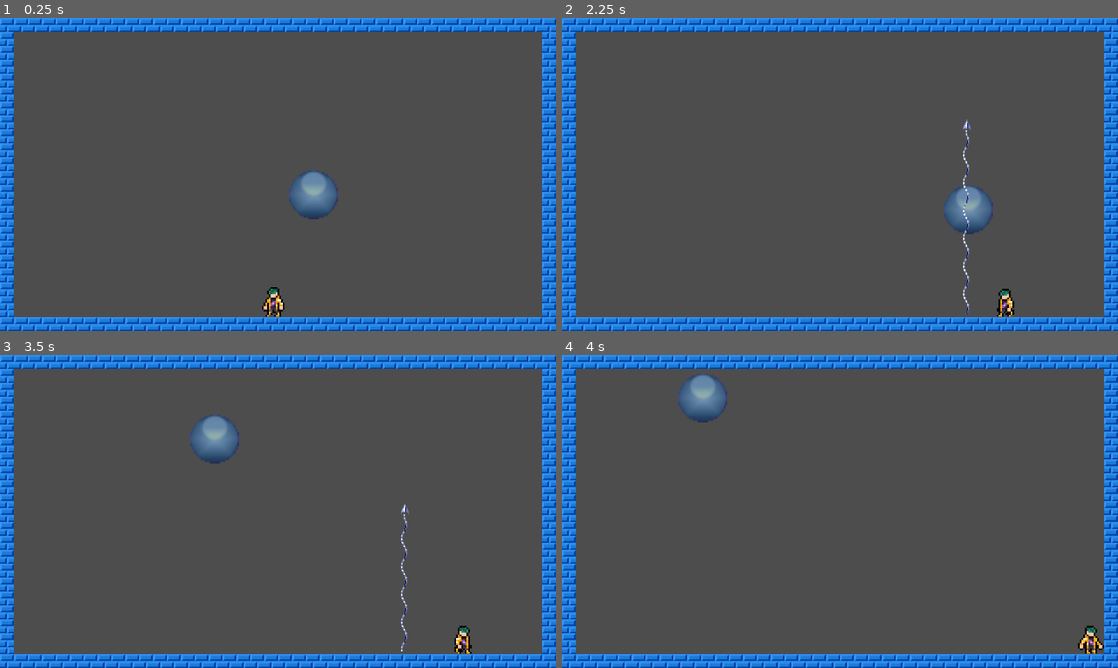
Above: before the commit, frames 1-4 (two rows, left to right).
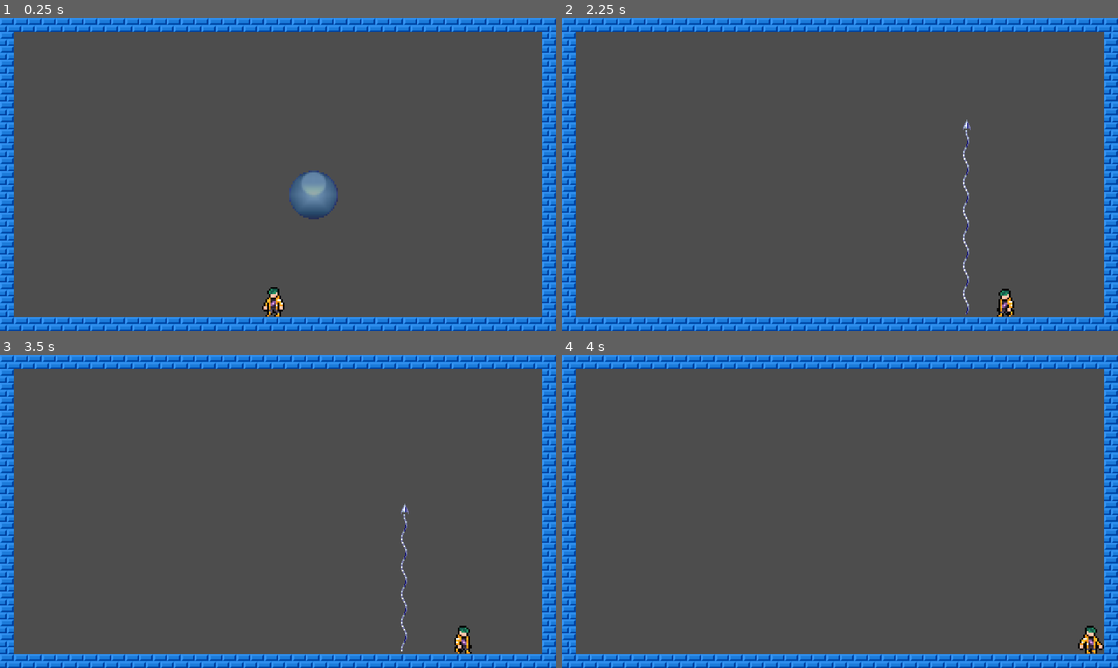
Above: after the commit, the same moments.

Repository: DavidLMS/lifeisbubblance
Game: Godot game, scene res://scenes/test scene.tscn
Two runs of this game, one before a commit and one after it. Both use one fixed random seed, a clock stepped at 60 frames per second and the inputs below.
Inputs:
- Up to frame 1 (0.25 s): no input
- Up to frame 2 (2.25 s): tap Enter (ui_accept) at 0.5, 0.77, 1.52 s; hold Right (ui_right) 0.53-2.03 s; hold Left (ui_left) from 2.03 s (still down)
- Up to frame 3 (3.5 s): release Left (ui_left) at 2.78 s; hold Right (ui_right) from 2.78 s (still down); tap Enter (ui_accept) at 3.02 s
- Up to frame 4 (4 s): keep holding Right (ui_right); tap Enter (ui_accept) at 3.77 s

The runs differ from the first frame. In frame 1, less than 0.1% of the frame differs, in the area x 55-60%, y 49-52%; in frame 2, 1.0%; in frame 3, 1.0%, in the area x 34-43%, y 19-35%; in frame 4, 1.0%.

Commit message:
bubble explodes

Diff:
--- /dev/null
+++ b/bubble.gd
@@ -0,0 +1,16 @@
+extends RigidBody2D
+
+
+# Called when the node enters the scene tree for the first time.
+func _ready() -> void:
+	pass # Replace with function body.
+
+
+# Called every frame. 'delta' is the elapsed time since the previous frame.
+func _process(delta: float) -> void:
+	pass
+
+
+func _on_area_2d_area_entered(area: Area2D) -> void:
+	if area.is_in_group("weapon"):
+		queue_free()
--- a/bubble.tscn
+++ b/bubble.tscn
@@ -1,6 +1,7 @@
-[gd_scene load_steps=5 format=3 uid="uid://cwsh04qrbdgdf"]
+[gd_scene load_steps=6 format=3 uid="uid://cwsh04qrbdgdf"]
 
 [ext_resource type="Texture2D" uid="uid://bt7qbjgl6wswf" path="res://assets/bubble.png" id="1_0yblc"]
+[ext_resource type="Script" path="res://bubble.gd" id="1_ynt4x"]
 
 [sub_resource type="PhysicsMaterial" id="PhysicsMaterial_xa1sl"]
 friction = 0.0
@@ -12,7 +13,7 @@
 [sub_resource type="CircleShape2D" id="CircleShape2D_65v7u"]
 radius = 55.0091
 
-[node name="RigidBody2D" type="RigidBody2D"]
+[node name="RigidBody2D" type="RigidBody2D" groups=["bubble"]]
 collision_layer = 16
 physics_material_override = SubResource("PhysicsMaterial_xa1sl")
 gravity_scale = 0.0
@@ -21,18 +22,22 @@
 linear_damp_mode = 1
 angular_damp_mode = 1
 constant_force = Vector2(15, 10)
+script = ExtResource("1_ynt4x")
 
 [node name="CollisionShape2D" type="CollisionShape2D" parent="."]
 position = Vector2(-1, 0.5)
 shape = SubResource("RectangleShape2D_7ol0y")
 
 [node name="Sprite2D" type="Sprite2D" parent="."]
+texture_filter = 1
 scale = Vector2(4, 4)
 texture = ExtResource("1_0yblc")
 
-[node name="Area2D" type="Area2D" parent="."]
+[node name="Area2D" type="Area2D" parent="." groups=["bubble"]]
 collision_layer = 4
-collision_mask = 2
+collision_mask = 10
 
 [node name="CollisionShape2D" type="CollisionShape2D" parent="Area2D"]
 shape = SubResource("CircleShape2D_65v7u")
+
+[connection signal="area_entered" from="Area2D" to="." method="_on_area_2d_area_entered"]
--- a/project.godot
+++ b/project.godot
@@ -28,6 +28,20 @@
 
 enabled=PackedStringArray("res://addons/AS2P/plugin.cfg")
 
+[global_group]
+
+weapon=""
+player=""
+bubble=""
+
+[input]
+
+escape={
+"deadzone": 0.5,
+"events": [Object(InputEventKey,"resource_local_to_scene":false,"resource_name":"","device":-1,"window_id":0,"alt_pressed":false,"shift_pressed":false,"ctrl_pressed":false,"meta_pressed":false,"pressed":false,"keycode":0,"physical_keycode":4194305,"key_label":0,"unicode":0,"location":0,"echo":false,"script":null)
+]
+}
+
 [layer_names]
 
 2d_physics/layer_1="walls"
--- a/scenes/character_body_2d.gd
+++ b/scenes/character_body_2d.gd
@@ -24,6 +24,9 @@
 	if not is_on_floor():
 		velocity += get_gravity() * delta
 
+	if Input.is_action_just_pressed("escape"):
+		get_tree().quit()
+
 	if Input.is_action_just_pressed("ui_accept") and not shooting:
 		shooting = true
 		var shoot = weapon.instantiate()
--- a/scenes/weapon.tscn
+++ b/scenes/weapon.tscn
@@ -335,6 +335,53 @@
 "name": &"default",
 "speed": 50.0
 }]
+
+[sub_resource type="Animation" id="Animation_fffh3"]
+length = 0.001
+tracks/0/type = "bezier"
+tracks/0/imported = false
+tracks/0/enabled = true
+tracks/0/path = NodePath("CollisionShape2D:shape:size:x")
+tracks/0/interp = 1
+tracks/0/loop_wrap = true
+tracks/0/keys = {
+"handle_modes": PackedInt32Array(0),
+"points": PackedFloat32Array(10, -0.25, 0, 0.25, 0),
+"times": PackedFloat32Array(0)
+}
+tracks/1/type = "bezier"
+tracks/1/imported = false
+tracks/1/enabled = true
+tracks/1/path = NodePath("CollisionShape2D:shape:size:y")
+tracks/1/interp = 1
+tracks/1/loop_wrap = true
+tracks/1/keys = {
+"handle_modes": PackedInt32Array(0),
+"points": PackedFloat32Array(67.75, -0.25, 0, 0.25, 0),
+"times": PackedFloat32Array(0)
+}
+tracks/2/type = "bezier"
+tracks/2/imported = false
+tracks/2/enabled = true
+tracks/2/path = NodePath("CollisionShape2D:position:x")
+tracks/2/interp = 1
+tracks/2/loop_wrap = true
+tracks/2/keys = {
+"handle_modes": PackedInt32Array(0),
+"points": PackedFloat32Array(2, -0.25, 0, 0.25, 0),
+"times": PackedFloat32Array(0)
+}
+tracks/3/type = "bezier"
+tracks/3/imported = false
+tracks/3/enabled = true
+tracks/3/path = NodePath("CollisionShape2D:position:y")
+tracks/3/interp = 1
+tracks/3/loop_wrap = true
+tracks/3/keys = {
+"handle_modes": PackedInt32Array(0),
+"points": PackedFloat32Array(-34, -0.25, 0, 0.25, 0),
+"times": PackedFloat32Array(0)
+}
 
 [sub_resource type="Animation" id="Animation_8bm5x"]
 length = 0.92
@@ -407,60 +454,13 @@
 "times": PackedFloat32Array(0, 0.9)
 }
 
-[sub_resource type="Animation" id="Animation_fffh3"]
-length = 0.001
-tracks/0/type = "bezier"
-tracks/0/imported = false
-tracks/0/enabled = true
-tracks/0/path = NodePath("CollisionShape2D:shape:size:x")
-tracks/0/interp = 1
-tracks/0/loop_wrap = true
-tracks/0/keys = {
-"handle_modes": PackedInt32Array(0),
-"points": PackedFloat32Array(10, -0.25, 0, 0.25, 0),
-"times": PackedFloat32Array(0)
-}
-tracks/1/type = "bezier"
-tracks/1/imported = false
-tracks/1/enabled = true
-tracks/1/path = NodePath("CollisionShape2D:shape:size:y")
-tracks/1/interp = 1
-tracks/1/loop_wrap = true
-tracks/1/keys = {
-"handle_modes": PackedInt32Array(0),
-"points": PackedFloat32Array(67.75, -0.25, 0, 0.25, 0),
-"times": PackedFloat32Array(0)
-}
-tracks/2/type = "bezier"
-tracks/2/imported = false
-tracks/2/enabled = true
-tracks/2/path = NodePath("CollisionShape2D:position:x")
-tracks/2/interp = 1
-tracks/2/loop_wrap = true
-tracks/2/keys = {
-"handle_modes": PackedInt32Array(0),
-"points": PackedFloat32Array(2, -0.25, 0, 0.25, 0),
-"times": PackedFloat32Array(0)
-}
-tracks/3/type = "bezier"
-tracks/3/imported = false
-tracks/3/enabled = true
-tracks/3/path = NodePath("CollisionShape2D:position:y")
-tracks/3/interp = 1
-tracks/3/loop_wrap = true
-tracks/3/keys = {
-"handle_modes": PackedInt32Array(0),
-"points": PackedFloat32Array(-34, -0.25, 0, 0.25, 0),
-"times": PackedFloat32Array(0)
-}
-
 [sub_resource type="AnimationLibrary" id="AnimationLibrary_ufe21"]
 _data = {
 "RESET": SubResource("Animation_fffh3"),
 "default": SubResource("Animation_8bm5x")
 }
 
-[node name="weapon" type="Area2D"]
+[node name="weapon" type="Area2D" groups=["weapon"]]
 texture_filter = 1
 scale = Vector2(2, 2)
 collision_layer = 8
